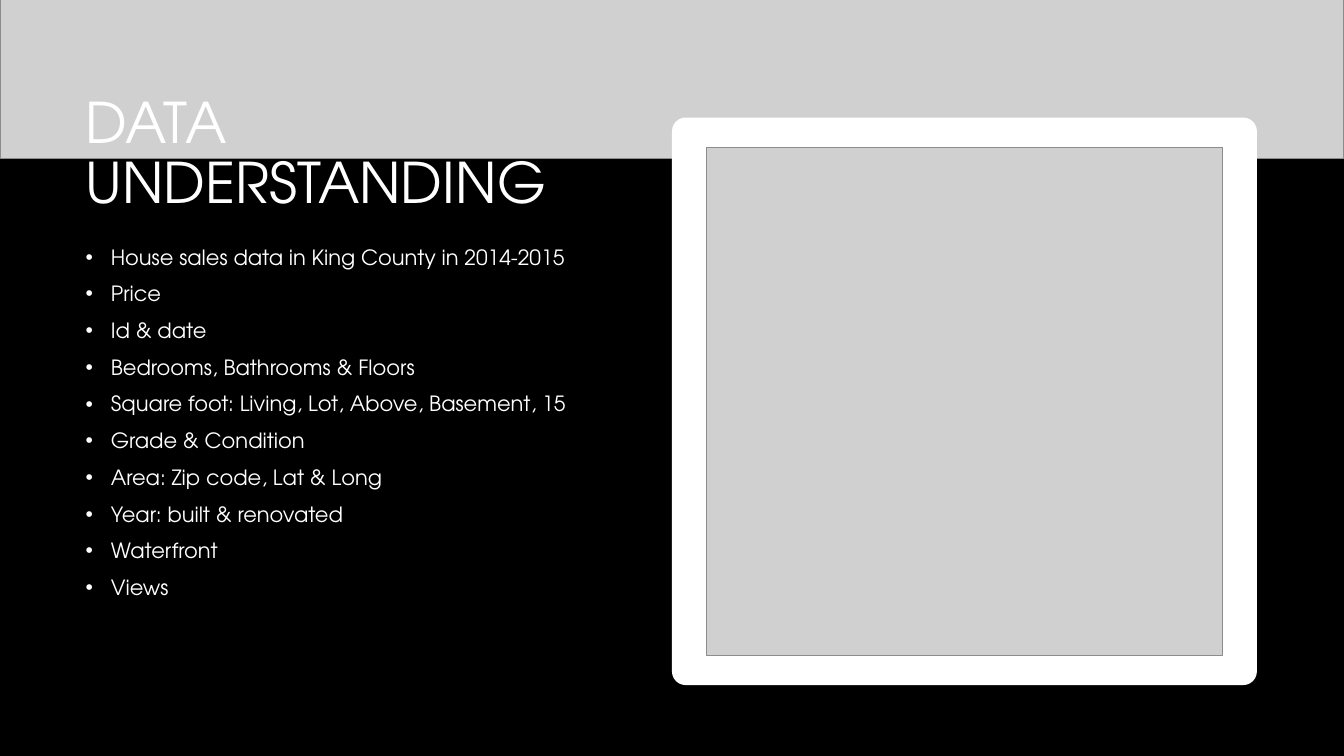
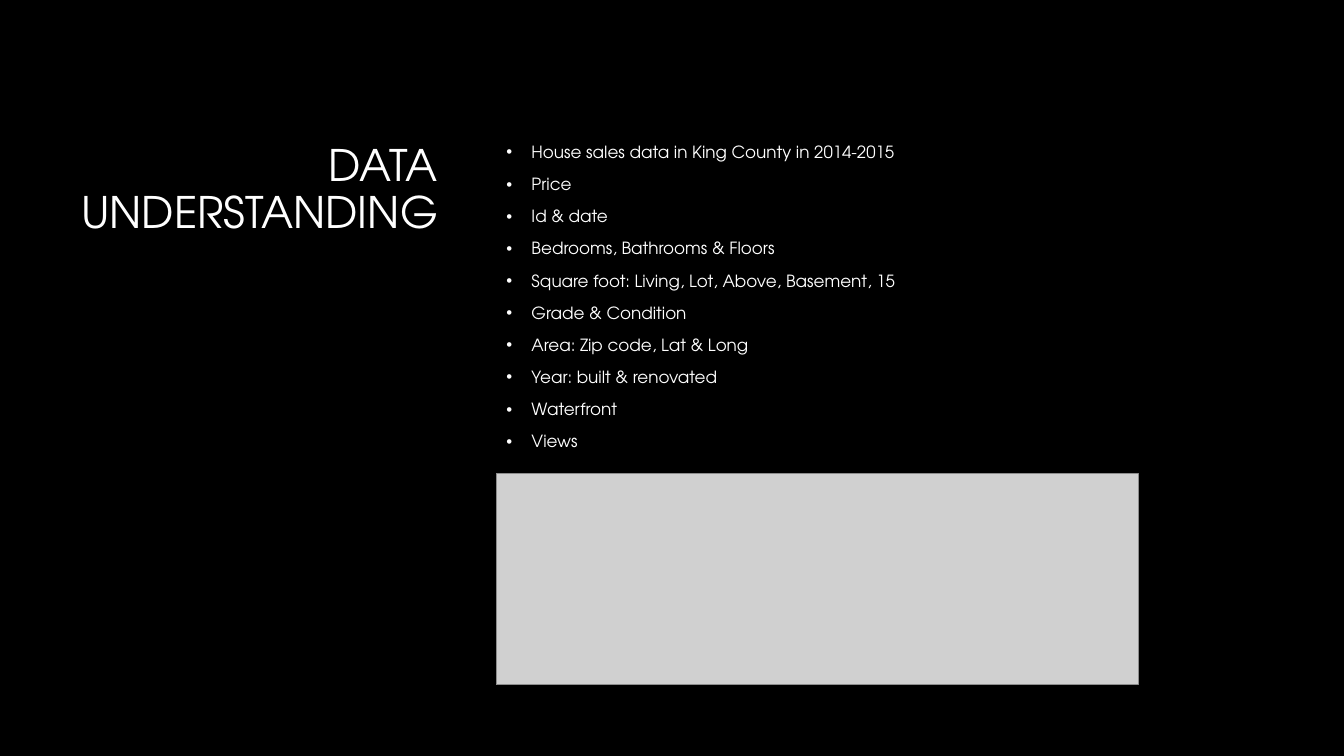
Before and after one commit to ChrisFreyre/dsc-phase-2-project, a slide deck: slide 4 of king_county_house_project2.pptx. Drawn at 1344x756 pixels with LibreOffice and Linux fonts; fonts in the diff are those of the drawing; grey boxes stand for pictures; background and template pictures are left out. Boxes give left, top, right and bottom in pixels: in the first picture for what was removed or moved away, otherwise in the second. Text is boxed around its words. In the diff, an @@ line names an element or a change of style, - is before the commit and + after.

```diff
--- a/king_county_house_project2.pptx
+++ b/king_county_house_project2.pptx
@@ picture removed at <box>0,0,1344,159</box> @@
@@ rounded rectangle removed at <box>673,118,1257,686</box> @@
@@ title "DATA UNDERSTANDING": place and size @@
-title "DATA UNDERSTANDING" at <box>86,102,546,204</box>
+title "DATA UNDERSTANDING" at <box>81,149,438,229</box>
@@ title "DATA UNDERSTANDING" at <box>81,149,438,229</box>: size 40 to 31 pt; alignment left to right; vertical alignment middle to top @@
@@ text "House sales data in King ...": place and size @@
-text "House sales data in King ..." at <box>111,249,565,596</box>
+text "House sales data in King ..." at <box>531,145,895,448</box>
@@ text "House sales data in King ..." at <box>531,145,895,448</box>: size 15 to 12 pt @@
@@ picture removed at <box>707,147,1223,655</box> @@
@@ picture added at <box>496,473,1138,685</box> @@
```
Also in this commit, not shown: 3 other slides changed, 7 other files.
